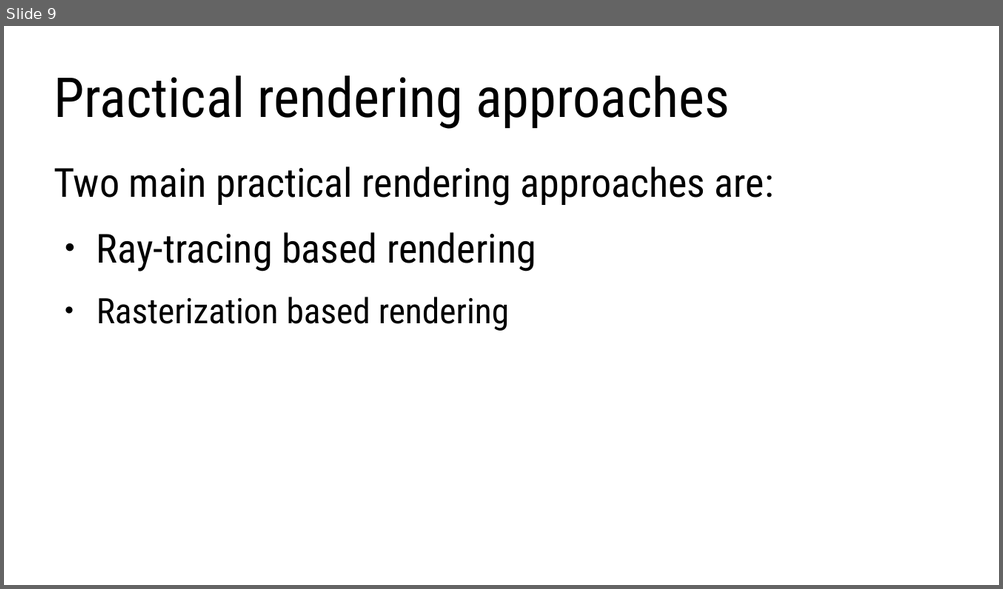
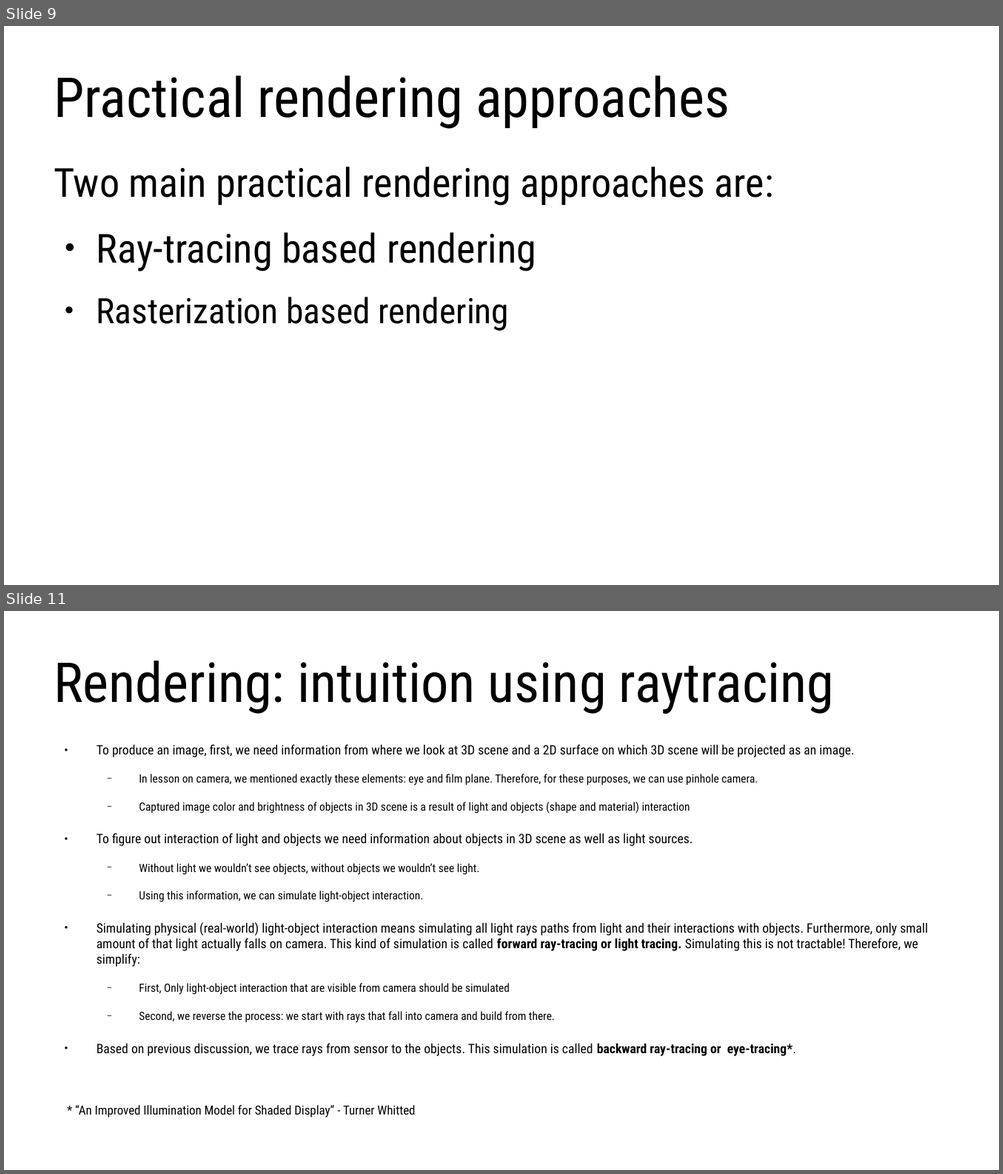
Before and after one commit to lorentzo/IntroductionToComputerGraphics, a slide deck: lectures/foundations_rendering/foundations_rendering.odp. Shown one above the other, each under a label of ours: slide 9 before the commit, slides 9 and 11 after it; the slides between them are not shown. The pictures are 1003x589 and 1003x1174 pixels, drawn with LibreOffice and Linux fonts; fonts in the diff are those of the drawing. Boxes give left, top, right and bottom in pixels: in the first picture for what was removed or moved away, otherwise in the second. Text is boxed around its words. In the diff, an @@ line names an element or a change of style, - is before the commit and + after.

Commit message:
updating foundations of rendering

```diff
--- a/lectures/foundations_rendering/foundations_rendering.odp
+++ b/lectures/foundations_rendering/foundations_rendering.odp
@@ slide 11 added at [4, 611, 999, 1170], background #FFFFFF @@
@@ title added at [54, 661, 834, 714], 44 pt, text #000000 @@
+Rendering: intuition using raytracing
@@ text added at [96, 744, 928, 1056], 10.4 pt, text #000000 @@
+● To produce an image, first, we need information from where we look at 3D scene and a 2D surface on which 3D scene will be projected as an image.
+  − In lesson on camera, we mentioned exactly these elements: eye and film plane. Therefore, for these purposes, we can use pinhole camera.
+  − Captured image color and brightness of objects in 3D scene is a result of light and objects (shape and material) interaction
+● To figure out interaction of light and objects we need information about objects in 3D scene as well as light sources.
+  − Without light we wouldn’t see objects, without objects we wouldn’t see light.
+  − Using this information, we can simulate light-object interaction.
+● Simulating physical (real-world) light-object interaction means simulating all light rays paths from light and their interactions with objects. Furthermore, only small amount of that light actually falls on camera. This kind of simulation is called forward ray-tracing or light tracing. Simulating this is not tractable! Therefore, we simplify:
+  − First, Only light-object interaction that are visible from camera should be simulated
+  − Second, we reverse the process: we start with rays that fall into camera and build from there.
+● Based on previous discussion, we trace rays from sensor to the objects. This simulation is called backward ray-tracing or eye-tracing*.
@@ text added at [75, 1105, 415, 1118], 10 pt, text #000000 @@
+* “An Improved Illumination Model for Shaded Display” - Turner Whitted
```
Also in this commit, not shown: 5 other slides added, 1 slide removed, 3 other files.
